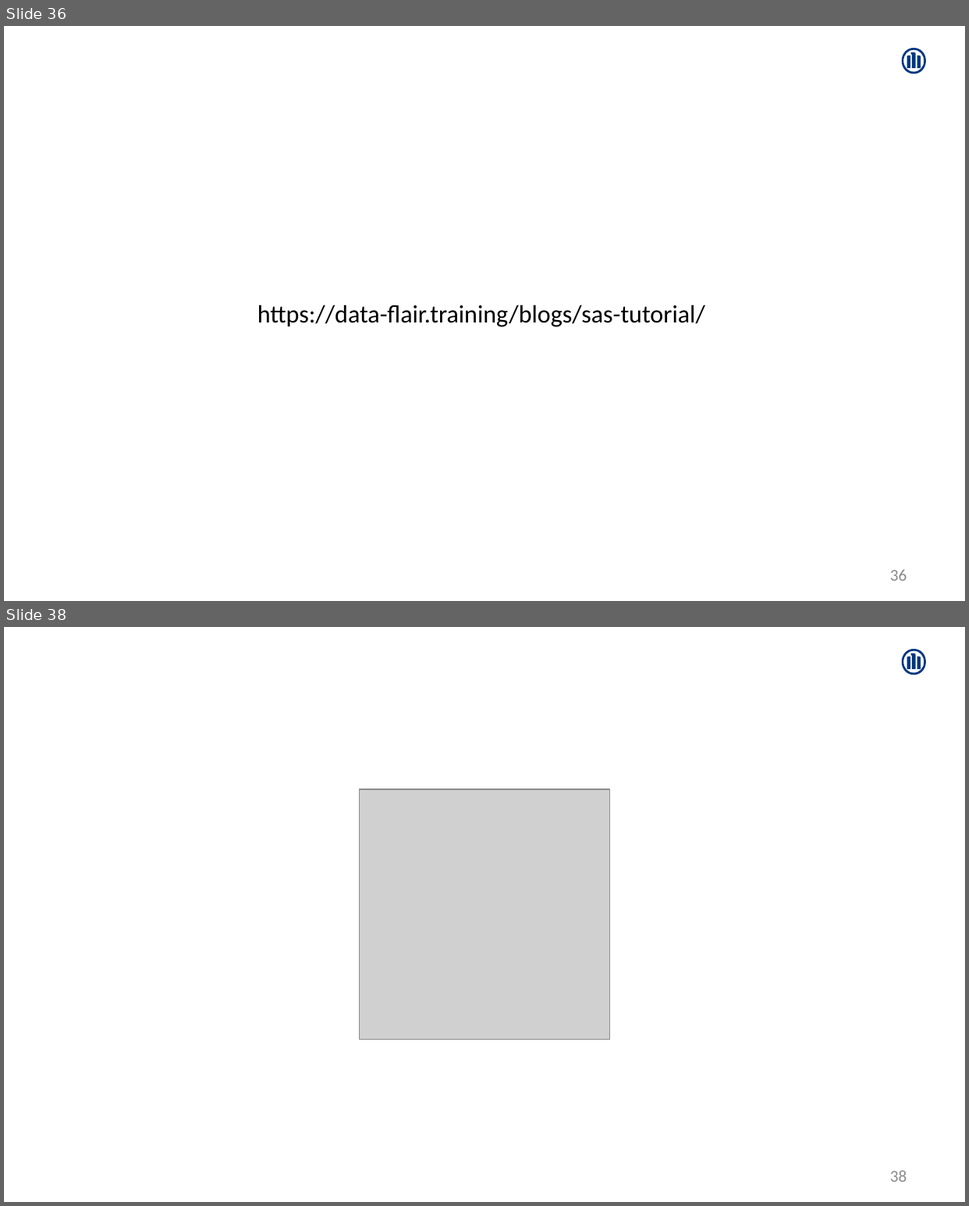
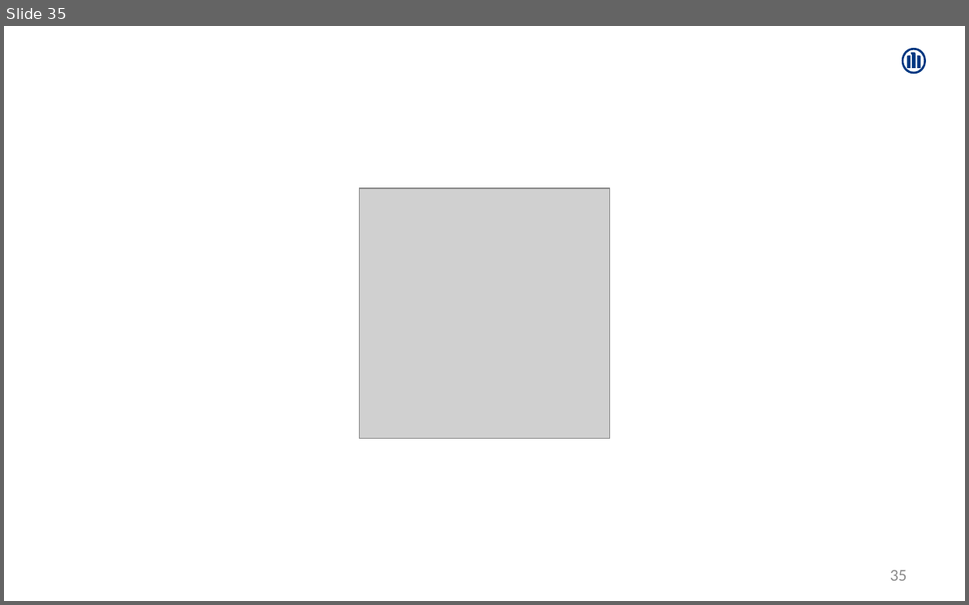
Before and after one commit to Amrutha-Mohan/UpdatedProjects, a slide deck: AmruthaMohan.pptx. Shown one above the other, each under a label of ours: slides 36 and 38 before the commit, slide 35 after it; the slides between them are not shown. The pictures are 969x1206 and 969x605 pixels, drawn with LibreOffice and Linux fonts; fonts in the diff are those of the drawing; grey boxes stand for pictures. Boxes give left, top, right and bottom in pixels: in the first picture for what was removed or moved away, otherwise in the second. Text is boxed around its words. In the diff, an @@ line names an element or a change of style, - is before the commit and + after.

```diff
--- a/AmruthaMohan.pptx
+++ b/AmruthaMohan.pptx
@@ slide 36 removed at (4, 26, 965, 601), background #FFFFFF; not listed: 1 template element that a slide beside it also shows @@
@@ text removed at (258, 304, 705, 327) @@
-https://data-flair.training/blogs/sas-tutorial/
@@ page number removed at (890, 569, 907, 581) @@
-36
@@ what was slide 38 is now slide 35 @@
@@ page number at (890, 570, 907, 581): text changed @@
-38
+35
```
Also in this commit, not shown: 7 slides changed, 2 slides added, 4 other slides removed.
